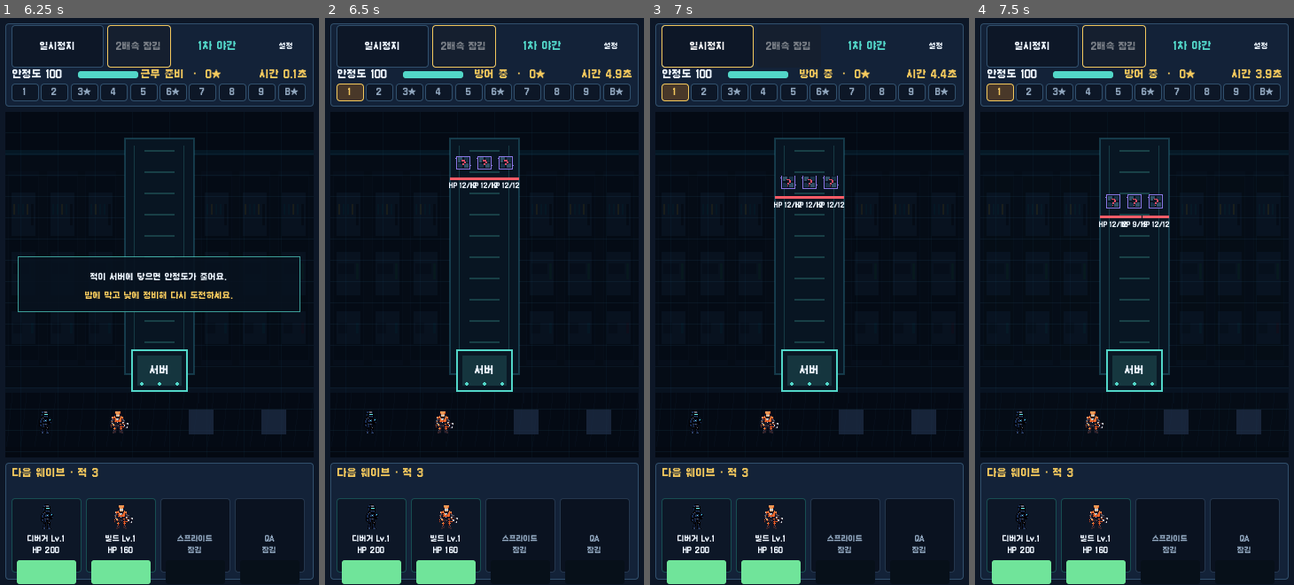
Above: before the commit, frames 1-4 (left to right).
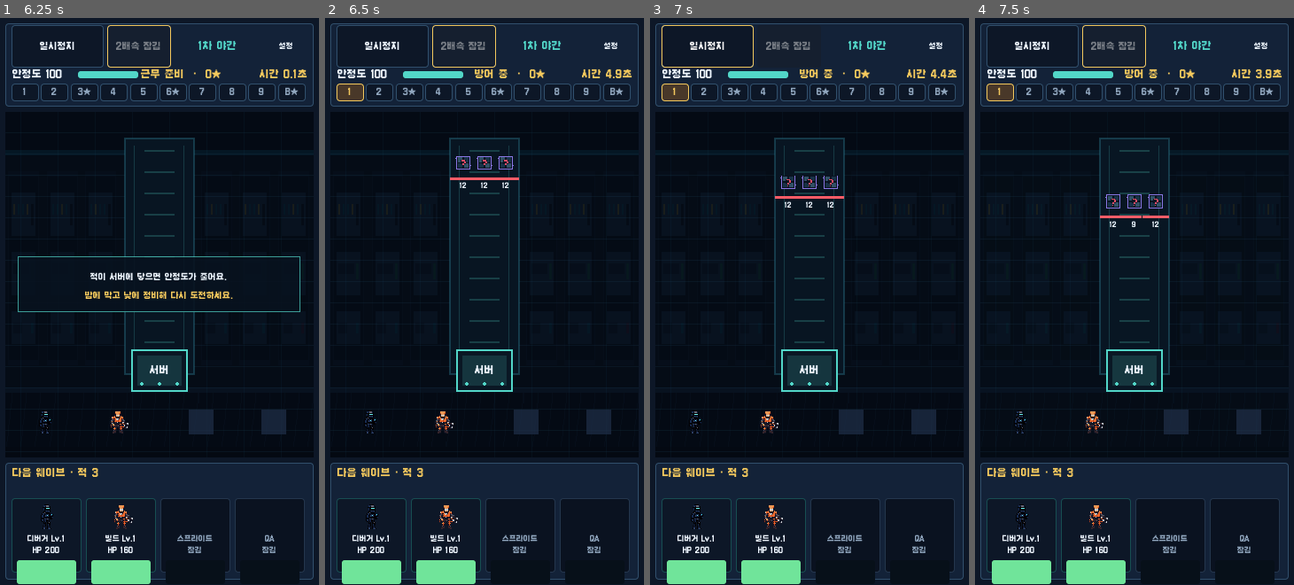
Above: after the commit, the same moments.

Repository: dudcjfsp-cyber/pixel-night-shift
Game: Godot game, scene res://game/presentation/product_v2/product_loop.tscn
Two runs of this game, one before a commit and one after it. Both use one fixed random seed, a clock stepped at 60 frames per second and the inputs below. This scene is started directly instead of the project's main scene.
Inputs (mouse positions are in pixels of both pictures, inside the frame that each line leads up to):
- Up to frame 1 (6.25 s): click "설정" at 0.5 s; click "요원 정비" at 1.25 s; click "방어 설정" at 2 s; click "근무 기록" at 2.75 s; click "근무 시작" at 3.5 s; click "일시정지" at 4.25 s; click "계속" at 5 s; tap Enter at 5.75 s; move the mouse to (229, 273) at 5.77 s; hold Right from 5.78 s (still down); tap 1 at 5.85 s; click (229, 273) at 5.92 s
- Up to frame 2 (6.5 s): keep holding Right
- Up to frame 3 (7 s): move the mouse to (745, 329) at 6.52 s; release Right at 6.53 s; hold Left from 6.53 s (still down); tap 2 at 6.6 s
- Up to frame 4 (7.5 s): move the mouse to (1166, 176) at 7.27 s; release Left at 7.28 s; hold Right from 7.28 s (still down); tap 3 at 7.35 s

Frame 1 is identical in both runs. In frame 2, 0.1% of the frame differs, in the area x 38-61%, y 28-30%; in frame 3, 0.1%; in frame 4, 0.1%, in the area x 38-61%, y 35-37%.

Commit message:
fix: keep enemy hp labels readable

Diff:
--- a/game/presentation/product_v2/defense_lab_view.gd
+++ b/game/presentation/product_v2/defense_lab_view.gd
@@ -246,10 +246,10 @@
 		if lab_font != null:
 			draw_string(
 				lab_font,
-				center + Vector2(-27.0, 30.0),
-				"HP %d/%d" % [int(floorf(hp)), int(floorf(max_hp))],
+				center + Vector2(-10.0, 30.0),
+				str(int(floorf(hp))),
 				HORIZONTAL_ALIGNMENT_CENTER,
-				54.0,
+				20.0,
 				7,
 				COLOR_TEXT
 			)
